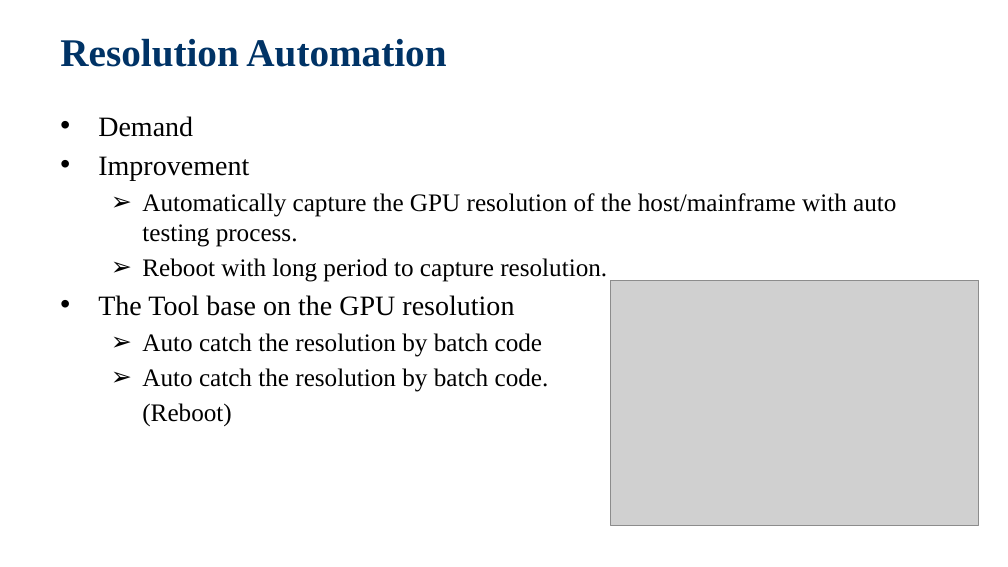
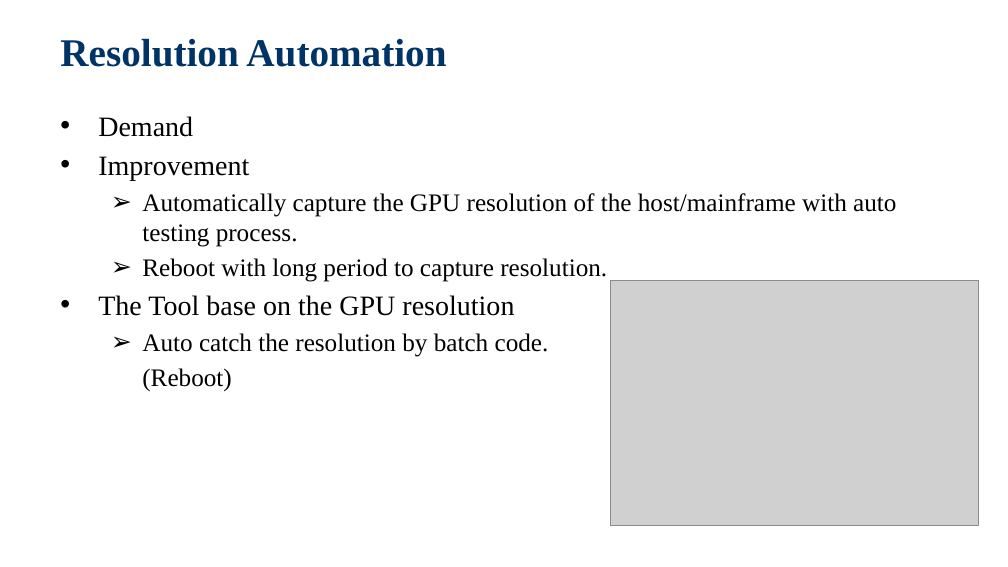
Before and after one commit to jackiejay888/automation, a slide deck: slide 18 of kpi/Automation Testing_20200303_1.pptx. Drawn at 1008x567 pixels with LibreOffice and Linux fonts; fonts in the diff are those of the drawing; grey boxes stand for pictures; background and template pictures are left out. Boxes give left, top, right and bottom in pixels: in the first picture for what was removed or moved away, otherwise in the second. Text is boxed around its words. In the diff, an @@ line names an element or a change of style, - is before the commit and + after.

```diff
--- a/kpi/Automation Testing_20200303_1.pptx
+++ b/kpi/Automation Testing_20200303_1.pptx
@@ text at bbox=[142, 333, 543, 357]: paragraph removed @@
-  ➢ Auto catch the resolution by batch code
```
Also in this commit, not shown: 4 other slides changed, 1 other file.
